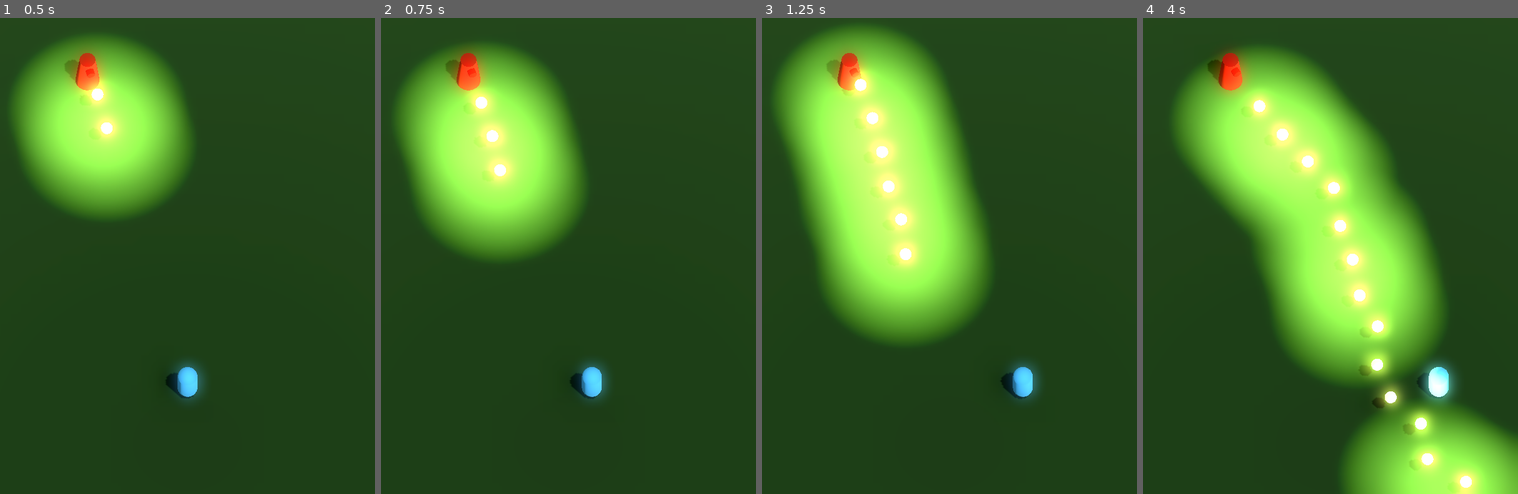
Above: before the commit, frames 1-4 (left to right).
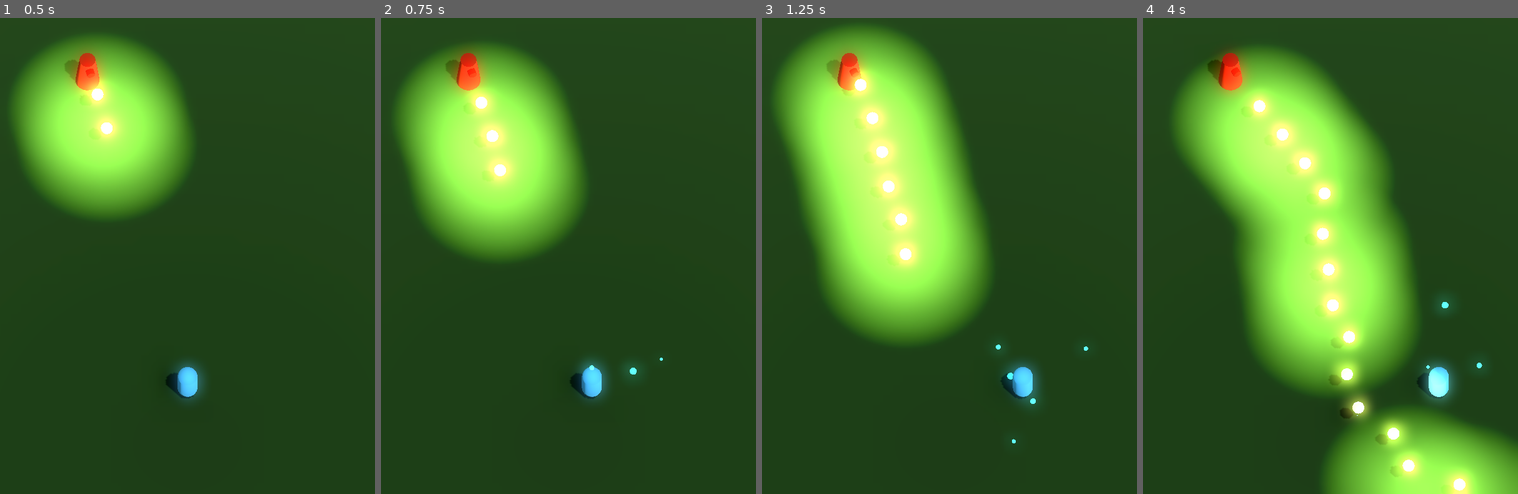
Above: after the commit, the same moments.

Repository: JackEvans24/bullet-absorb
Game: Godot game, scene res://scenes/main.tscn
Same seed, same stepped clock (60 frames per second), same inputs: the game is played once before the commit and once after it.
Inputs:
- Up to frame 1 (0.5 s): no input
- Up to frame 2 (0.75 s): hold Right (move_right) from 0.53 s (still down); hold J (absorb) from 0.53 s (still down)
- Up to frame 3 (1.25 s): keep holding Right (move_right); keep holding J (absorb)
- Up to frame 4 (4 s): release Right (move_right) at 1.28 s; release J (absorb) at 1.28 s; hold Down (move_back) 1.28-2.03 s; tap J (absorb) at 1.35, 2.85 s; hold Right (move_right) 2.03-2.78 s; hold J (absorb) 2.03-2.78 s; hold Up (move_forward) 2.78-3.53 s; hold Left (move_left) from 3.53 s (still down); hold J (absorb) from 3.53 s (still down)

Frame 1 is identical in both runs. In frame 2, less than 0.1% of the frame differs, in the area x 55-76%, y 71-76%; in frame 3, 0.1%; in frame 4, 26%, in the area x 25-100%, y 27-100%.

Commit message:
feat: add particles to absorb windup

Diff:
--- /dev/null
+++ b/materials/player.tres
@@ -0,0 +1,4 @@
+[gd_resource type="StandardMaterial3D" format=3 uid="uid://beaa2b7evhbjh"]
+
+[resource]
+albedo_color = Color(0.33, 0.732, 1, 1)
--- /dev/null
+++ b/materials/player_absorb.tres
@@ -0,0 +1,8 @@
+[gd_resource type="StandardMaterial3D" format=3 uid="uid://f41eu4cbvian"]
+
+[resource]
+transparency = 1
+albedo_color = Color(0.329412, 0.733333, 1, 0.392157)
+emission_enabled = true
+emission = Color(0.196078, 1, 1, 1)
+emission_energy_multiplier = 3.0
--- /dev/null
+++ b/materials/player_absorb_halo.tres
@@ -0,0 +1,8 @@
+[gd_resource type="StandardMaterial3D" format=3 uid="uid://dq2ufo1kpypca"]
+
+[resource]
+transparency = 1
+albedo_color = Color(0.329412, 0.733333, 1, 0.0784314)
+emission_enabled = true
+emission = Color(0.196078, 1, 1, 1)
+emission_energy_multiplier = 3.0
--- a/prefabs/player.tscn
+++ b/prefabs/player.tscn
@@ -1,27 +1,44 @@
-[gd_scene load_steps=9 format=3 uid="uid://c3tj0pdcum4wd"]
+[gd_scene load_steps=14 format=3 uid="uid://c3tj0pdcum4wd"]
 
 [ext_resource type="Script" path="res://scripts/player/player.gd" id="1_u023k"]
+[ext_resource type="Material" uid="uid://beaa2b7evhbjh" path="res://materials/player.tres" id="2_di4ke"]
 [ext_resource type="Script" path="res://scripts/player/absorb.gd" id="2_sawo1"]
-
-[sub_resource type="StandardMaterial3D" id="StandardMaterial3D_se4rt"]
-albedo_color = Color(0.33, 0.732, 1, 1)
+[ext_resource type="Material" uid="uid://f41eu4cbvian" path="res://materials/player_absorb.tres" id="4_ep8r4"]
+[ext_resource type="Material" uid="uid://dq2ufo1kpypca" path="res://materials/player_absorb_halo.tres" id="4_poddg"]
 
 [sub_resource type="CapsuleMesh" id="CapsuleMesh_xm2o2"]
-material = SubResource("StandardMaterial3D_se4rt")
+material = ExtResource("2_di4ke")
 
 [sub_resource type="CapsuleShape3D" id="CapsuleShape3D_b08da"]
 
 [sub_resource type="SphereShape3D" id="SphereShape3D_4kfv7"]
 radius = 5.0
 
-[sub_resource type="ORMMaterial3D" id="ORMMaterial3D_xjiou"]
-transparency = 1
-albedo_color = Color(0.2, 0.639216, 1, 0.756863)
-
 [sub_resource type="SphereMesh" id="SphereMesh_epkrr"]
-material = SubResource("ORMMaterial3D_xjiou")
+material = ExtResource("4_poddg")
 radius = 5.0
 height = 10.0
+
+[sub_resource type="Curve" id="Curve_syo44"]
+_data = [Vector2(0, 0), -2.37274, -2.37274, 0, 0, Vector2(0.104623, 1), -1.13942e-06, -1.13942e-06, 0, 0, Vector2(1, 0), -0.0990366, 0.0, 0, 0]
+point_count = 3
+
+[sub_resource type="CurveTexture" id="CurveTexture_isa1t"]
+curve = SubResource("Curve_syo44")
+
+[sub_resource type="ParticleProcessMaterial" id="ParticleProcessMaterial_jewto"]
+emission_shape = 2
+emission_sphere_radius = 5.0
+radial_velocity_min = -20.0
+radial_velocity_max = -10.0
+gravity = Vector3(0, 0, 0)
+scale_min = 0.5
+scale_curve = SubResource("CurveTexture_isa1t")
+
+[sub_resource type="SphereMesh" id="SphereMesh_cp26l"]
+material = ExtResource("4_ep8r4")
+radius = 0.2
+height = 0.4
 
 [node name="Player" type="CharacterBody3D"]
 transform = Transform3D(1, 0, 0, 0, 1, 0, 0, 0, 1, 0, 1, 0)
@@ -36,7 +53,8 @@
 
 [node name="Absorb" type="Node3D" parent="."]
 script = ExtResource("2_sawo1")
-absorb_cooldown = 1.0
+absorb_cooldown = 0.9
+mesh_display_time = 0.1
 
 [node name="AbsorbArea" type="Area3D" parent="Absorb"]
 collision_layer = 0
@@ -49,3 +67,12 @@
 visible = false
 mesh = SubResource("SphereMesh_epkrr")
 skeleton = NodePath("../AbsorbArea")
+
+[node name="AbsorbParticles" type="GPUParticles3D" parent="Absorb"]
+emitting = false
+amount = 20
+interpolate = false
+fract_delta = false
+local_coords = true
+process_material = SubResource("ParticleProcessMaterial_jewto")
+draw_pass_1 = SubResource("SphereMesh_cp26l")
--- a/scripts/player/absorb.gd
+++ b/scripts/player/absorb.gd
@@ -11,6 +11,7 @@
 
 @onready var area: Area3D = $AbsorbArea
 @onready var mesh: MeshInstance3D = $AbsorbMesh
+@onready var particles: GPUParticles3D = $AbsorbParticles
 
 var is_absorb_started = false
 var is_absorbing = false
@@ -27,19 +28,15 @@
 		return
 
 	if not Input.is_action_pressed("absorb"):
-		end_absorb()
+		end_windup()
 		return
 
 	current_windup_time += delta
 	if not current_windup_time > absorb_windup:
 		return
 
-	print("ABSORB TRIGGER")
-
-	slowdown_ended.emit()
-	await trigger_absorb()
-
-	print("ABSORB END")
+	trigger_absorb()
+	end_windup()
 
 func trigger_absorb():
 	is_absorbing = true
@@ -52,17 +49,22 @@
 	await display_mesh()
 	await handle_cooldown()
 
-	end_absorb()
+	is_absorbing = false
 
 func process_absorb_start():
-	print("ABSORB START")
 	slowdown_started.emit()
 	is_absorb_started = true
+	enable_particles(true)
 
-func end_absorb():
+func end_windup():
 	is_absorb_started = false
-	is_absorbing = false
 	current_windup_time = 0.0
+	slowdown_ended.emit()
+	enable_particles(false)
+
+func enable_particles(enabled: bool):
+	particles.emitting = enabled
+	particles.visible = enabled
 
 func absorb_bullet(bullet_area: Area3D):
 	var bullet = type_convert(bullet_area, typeof(Bullet))
